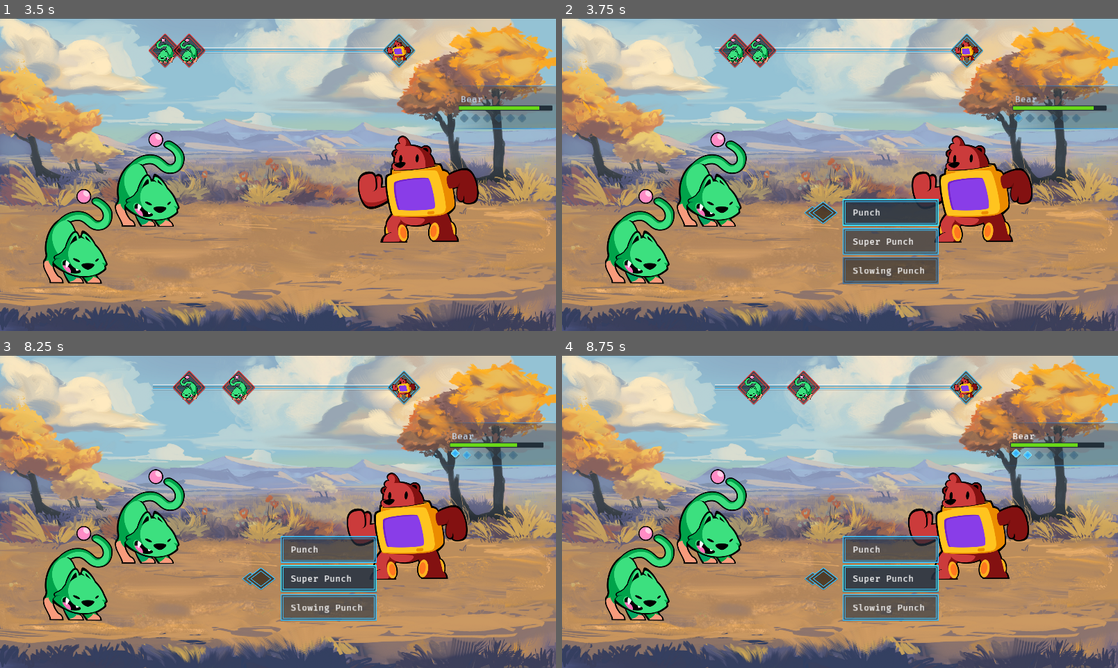
Above: before the commit, frames 1-4 (two rows, left to right).
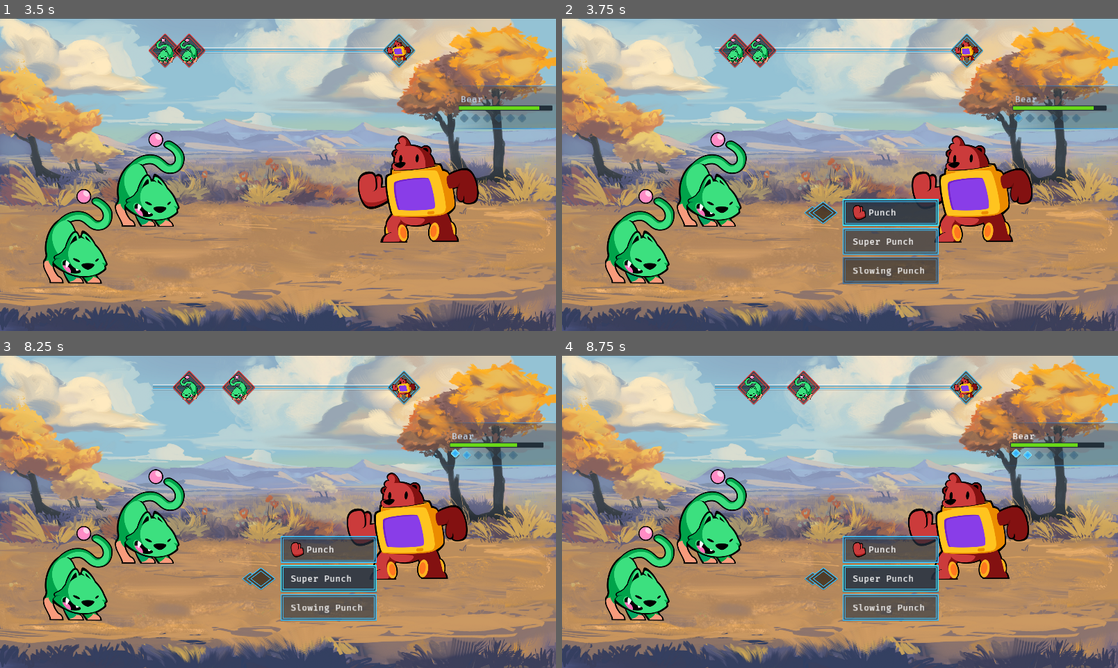
Above: after the commit, the same moments.

Repository: gdquest-demos/godot-2d-jrpg-combat
Game: Godot game, scene res://CombatDemo.tscn
The game is run twice, just before and just after one commit, with the same random seed, the same clock (stepped at 60 frames per second) and the same inputs.
Inputs:
- Up to frame 1 (3.5 s): tap Enter (ui_accept) at 0.5, 0.77, 1.52, 3.02 s; hold Right (ui_right) 0.53-1.28 s; hold Down (ui_down) 1.28-2.03 s; hold Right (ui_right) 2.03-2.78 s; hold Up (ui_up) from 2.78 s (still down)
- Up to frame 2 (3.75 s): release Up (ui_up) at 3.53 s; hold Left (ui_left) from 3.53 s (still down)
- Up to frame 3 (8.25 s): tap Enter (ui_accept) at 3.77, 4.52, 6.02, 6.77, 7.52 s; release Left (ui_left) at 5.03 s; hold Down (ui_down) 5.03-5.78 s; hold Right (ui_right) 5.78-6.53 s; hold Up (ui_up) 6.53-7.28 s; hold Right (ui_right) 7.28-8.03 s; hold Down (ui_down) from 8.03 s (still down)
- Up to frame 4 (8.75 s): keep holding Down (ui_down)

Frame 1 is identical in both runs. In frame 2, 0.2% of the frame differs, in the area x 52-60%, y 59-65%; in frame 3, 0.1%; in frame 4, 0.1%.

Commit message:
Add punch icon to punch action

Diff:
--- a/godot/CombatSystem/Battler/Actions/Attacks/Punch.tres
+++ b/godot/CombatSystem/Battler/Actions/Attacks/Punch.tres
@@ -1,9 +1,11 @@
-[gd_resource type="Resource" load_steps=2 format=2]
+[gd_resource type="Resource" load_steps=3 format=2]
 
 [ext_resource path="res://CombatSystem/Battler/Actions/Attacks/AttackActionData.gd" type="Script" id=1]
+[ext_resource path="res://CombatSystem/Battler/Actions/Attacks/icons/icon_punch.svg" type="Texture" id=2]
 
 [resource]
 script = ExtResource( 1 )
+icon = ExtResource( 2 )
 label = "Punch"
 energy_cost = 0
 element = 1
